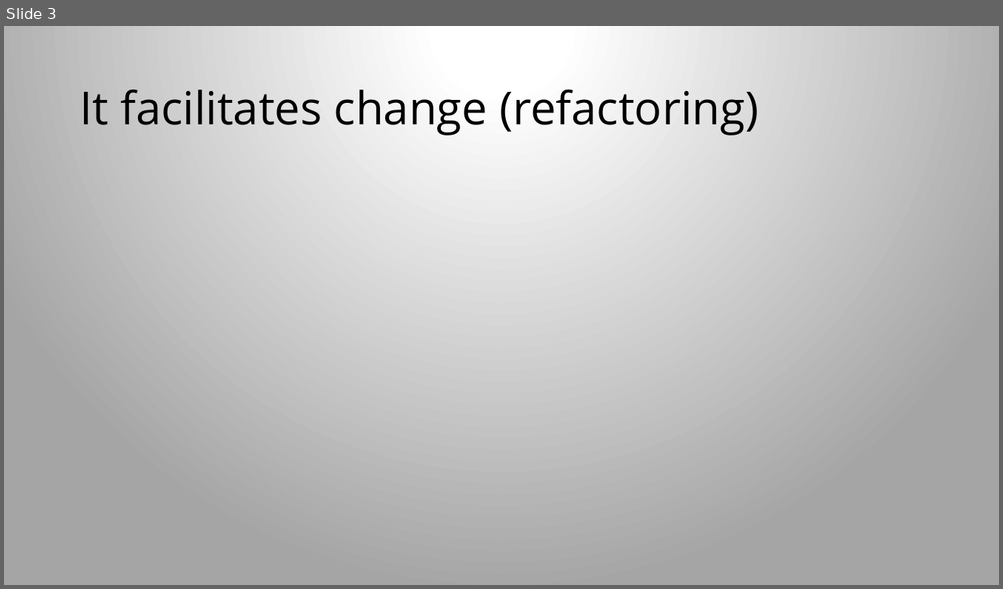
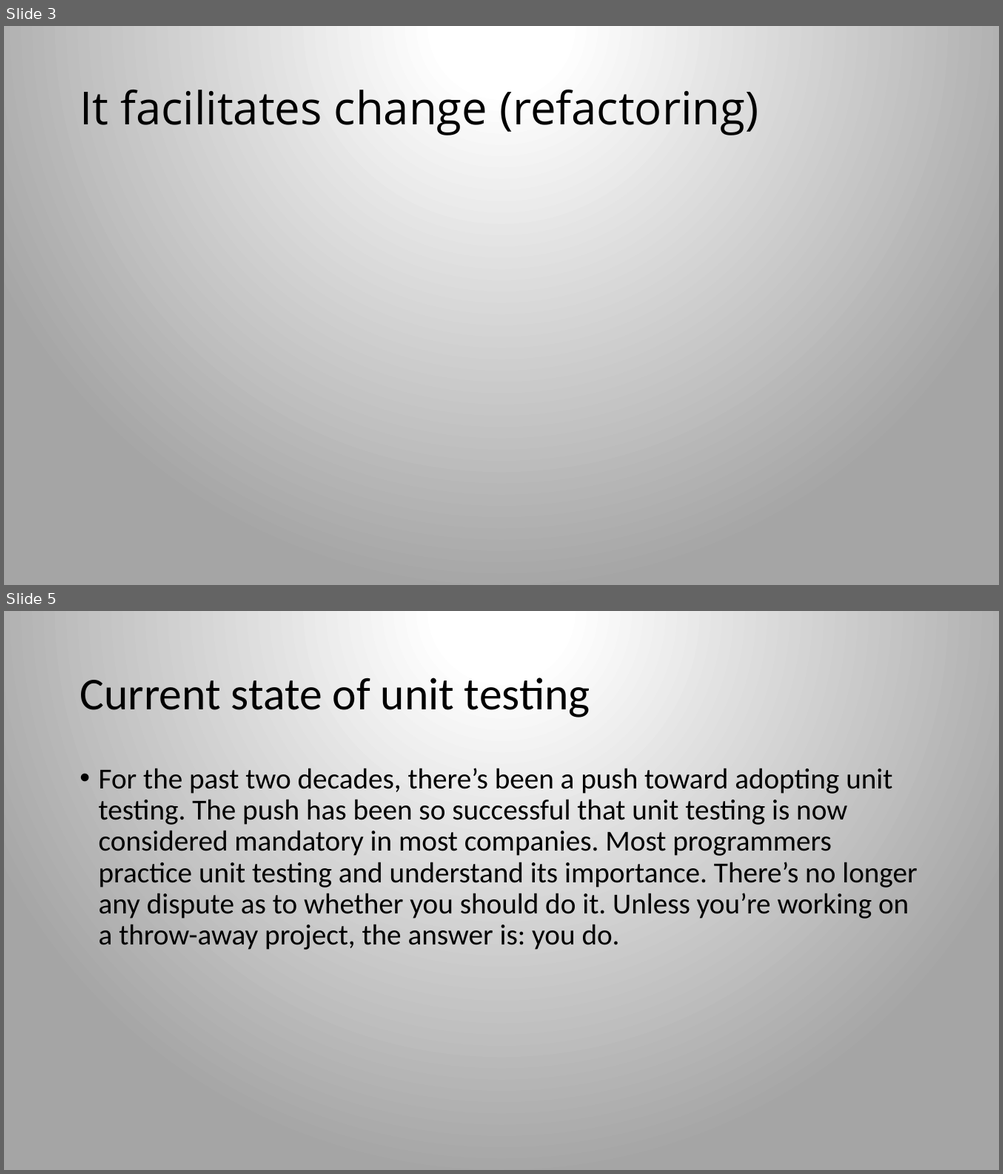
Before and after one commit to iancubogdan/deep-dive-learning-series, a slide deck: presentations/testing presentation.pptx. Shown one above the other, each under a label of ours: slide 3 before the commit, slides 3 and 5 after it; the slides between them are not shown. The pictures are 1003x589 and 1003x1174 pixels, drawn with LibreOffice and Linux fonts; fonts in the diff are those of the drawing. Boxes give left, top, right and bottom in pixels: in the first picture for what was removed or moved away, otherwise in the second. Text is boxed around its words. In the diff, an @@ line names an element or a change of style, - is before the commit and + after.

```diff
--- a/presentations/testing presentation.pptx
+++ b/presentations/testing presentation.pptx
@@ slide 5 added at <box>4,611,999,1170</box>, background gradient #FFFFFF to #A5A5A5 @@
@@ title added at <box>79,678,590,718</box>, 44 pt, text #000000 @@
+Current state of unit testing
@@ text added at <box>99,768,916,950</box>, 28 pt, text #000000 @@
+• For the past two decades, there’s been a push toward adopting unit testing. The push has been so successful that unit testing is now considered mandatory in most companies. Most programmers practice unit testing and understand its importance. There’s no longer any dispute as to whether you should do it. Unless you’re working on a throw-away project, the answer is: you do.
```
Also in this commit, not shown: 1 slide changed, 19 other slides added.
